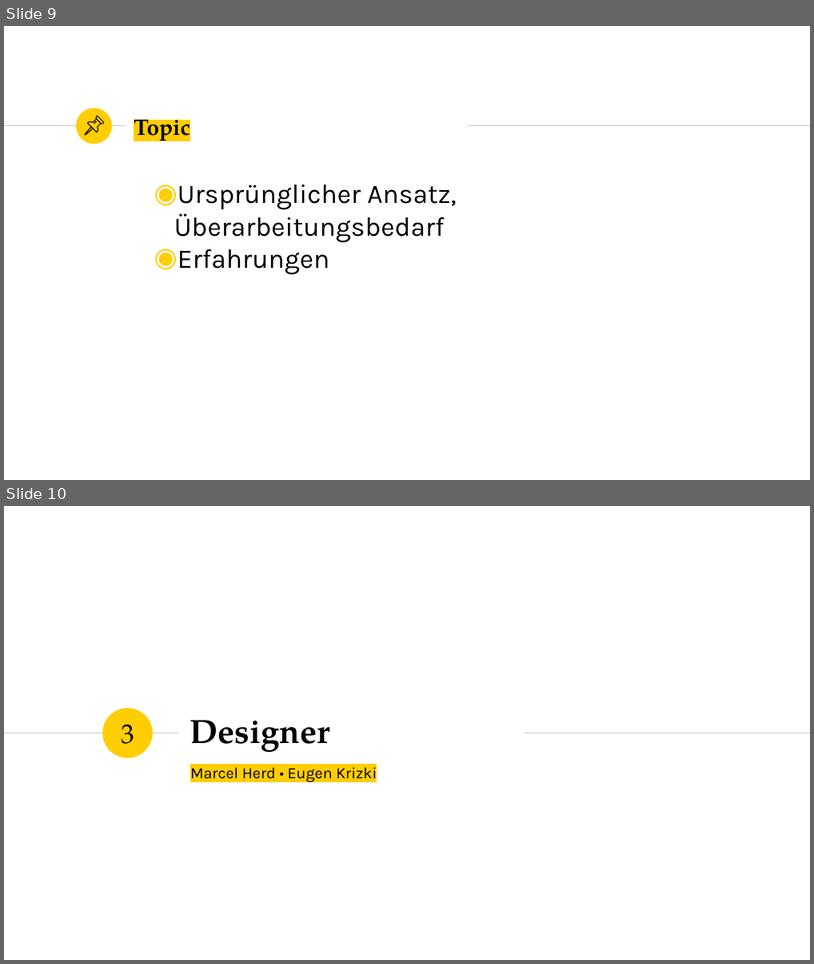
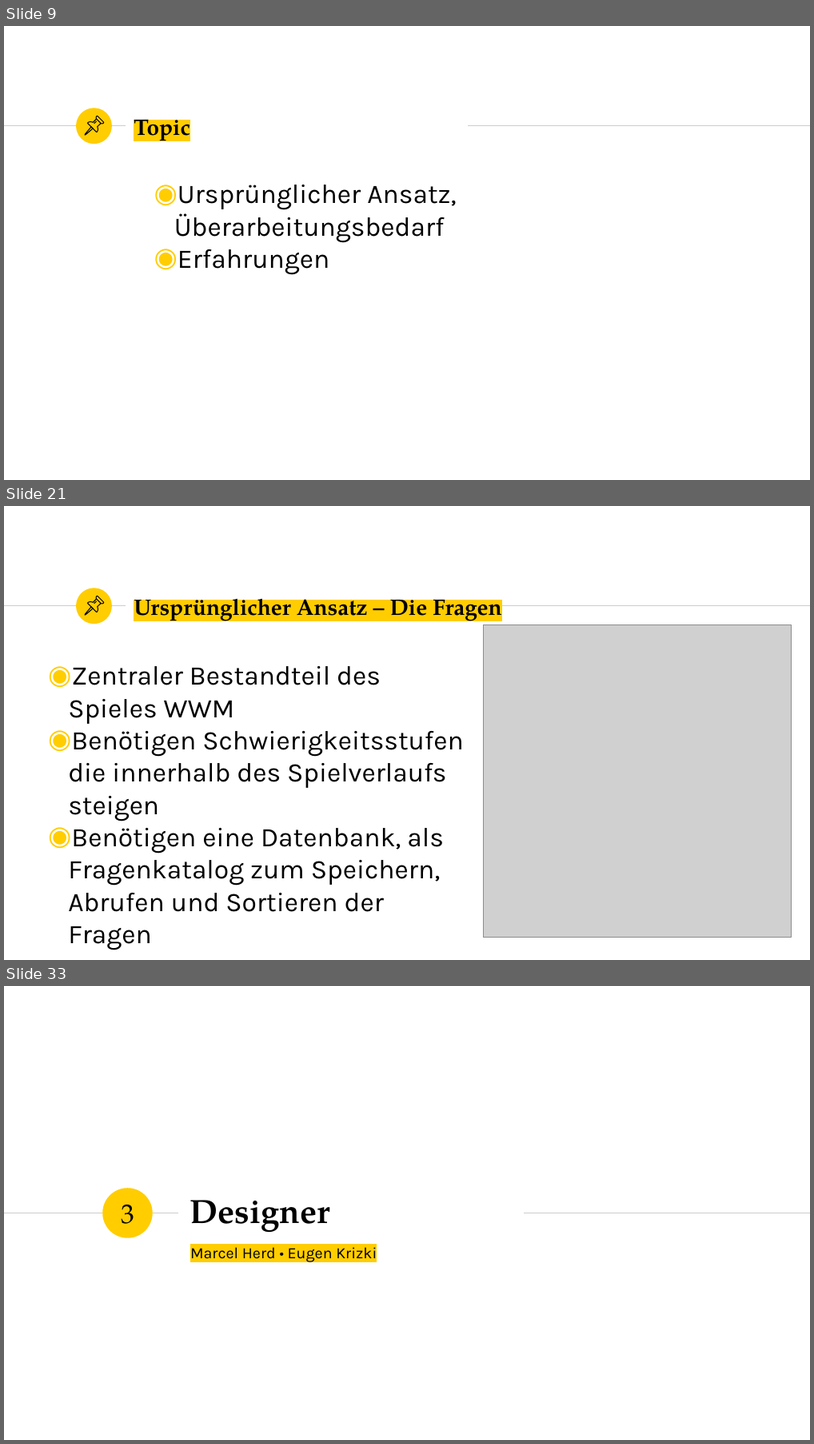
Before and after one commit to marcelherd/OOT-Projekt, a slide deck: Presentation/Presentation.pptx. Shown one above the other, each under a label of ours: slides 9 and 10 before the commit, slides 9, 21 and 33 after it; the slides between them are not shown. The pictures are 814x964 and 814x1444 pixels, drawn with LibreOffice and Linux fonts; fonts in the diff are those of the drawing; grey boxes stand for pictures. Boxes give left, top, right and bottom in pixels: in the first picture for what was removed or moved away, otherwise in the second. Text is boxed around its words. In the diff, an @@ line names an element or a change of style, - is before the commit and + after.

```diff
--- a/Presentation/Presentation.pptx
+++ b/Presentation/Presentation.pptx
@@ slide 21 added at (4, 506, 810, 960), background #FFFFFF; not listed: 3 template elements that a slide beside it also shows @@
@@ group added at (85, 596, 103, 615): 4 freeform shapes @@
@@ title added at (134, 592, 502, 624), 20 pt, text #000000, bold @@
+Ursprünglicher Ansatz – Die Fragen
@@ picture added at (483, 625, 791, 937) @@
@@ text added at (68, 666, 464, 912), 24 pt, text #000000 @@
+◉ Zentraler Bestandteil des Spieles WWM
+◉ Benötigen Schwierigkeitsstufen die innerhalb des Spielverlaufs steigen
+◉ Benötigen eine Datenbank, als Fragenkatalog zum Speichern, Abrufen und Sortieren der Fragen
@@ what was slide 10 is now slide 33 @@
```
Also in this commit, not shown: 22 other slides added.
